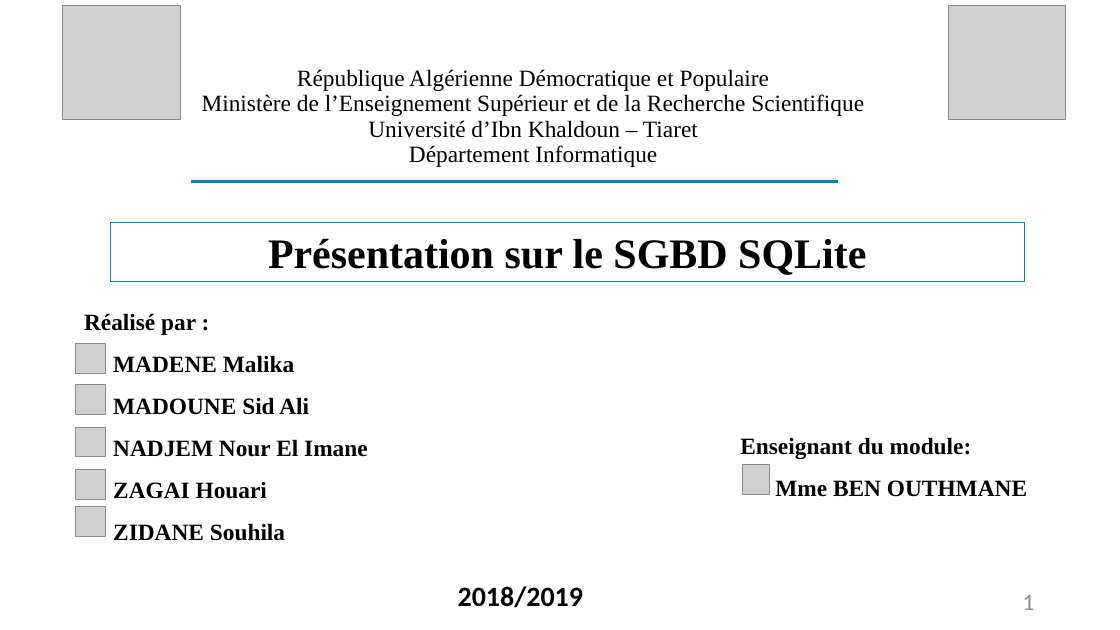
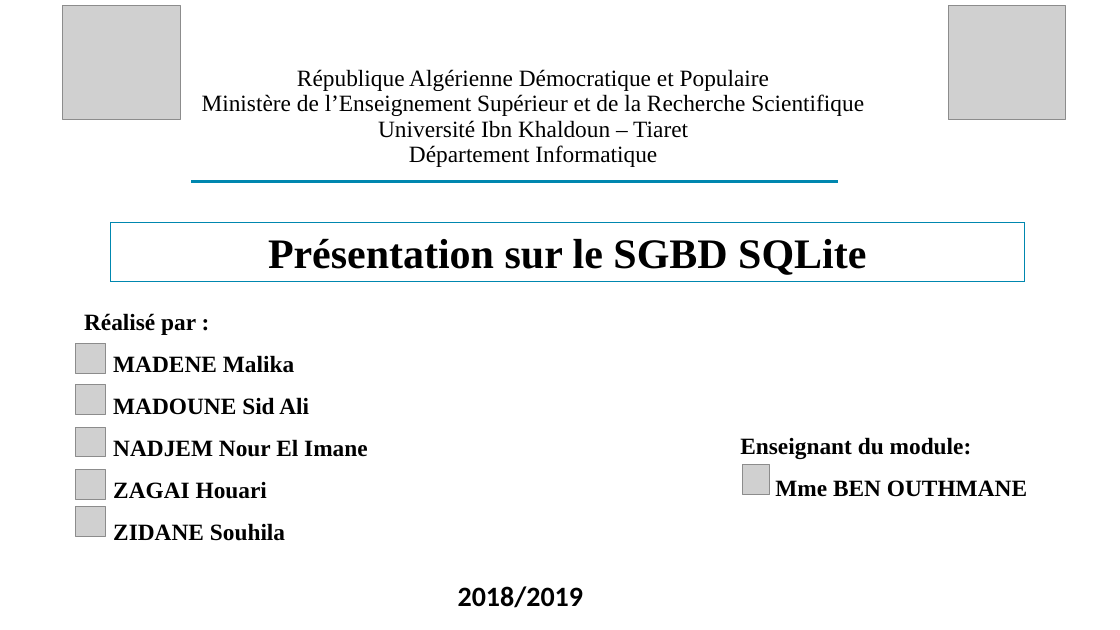
Before and after one commit to HouariZegai/academic-projects, a slide deck: slide 1 of Architecture SGBD/Project/presentation/Presentation-projet-SQLite.pptx. Drawn at 1120x630 pixels with LibreOffice and Linux fonts; fonts in the diff are those of the drawing; grey boxes stand for pictures. Boxes give left, top, right and bottom in pixels: in the first picture for what was removed or moved away, otherwise in the second. Text is boxed around its words. In the diff, an @@ line names an element or a change of style, - is before the commit and + after.

```diff
--- a/Architecture SGBD/Project/presentation/Presentation-projet-SQLite.pptx
+++ b/Architecture SGBD/Project/presentation/Presentation-projet-SQLite.pptx
@@ text at [202, 69, 864, 167]: text changed @@
-République Algérienne Démocratique et Populaire
-Ministère de l’Enseignement Supérieur et de la Recherche Scientifique
-Université d’Ibn Khaldoun – Tiaret
-Département Informatique
+République Algérienne Démocratique et Populaire
+Ministère de l’Enseignement Supérieur et de la Recherche Scientifique
+Université Ibn Khaldoun – Tiaret
+Département Informatique
@@ page number removed at [1023, 595, 1035, 610] @@
-1
```
Also in this commit, not shown: 53 other slides changed, 1 slide added, 1 slide removed, 19 other files.
